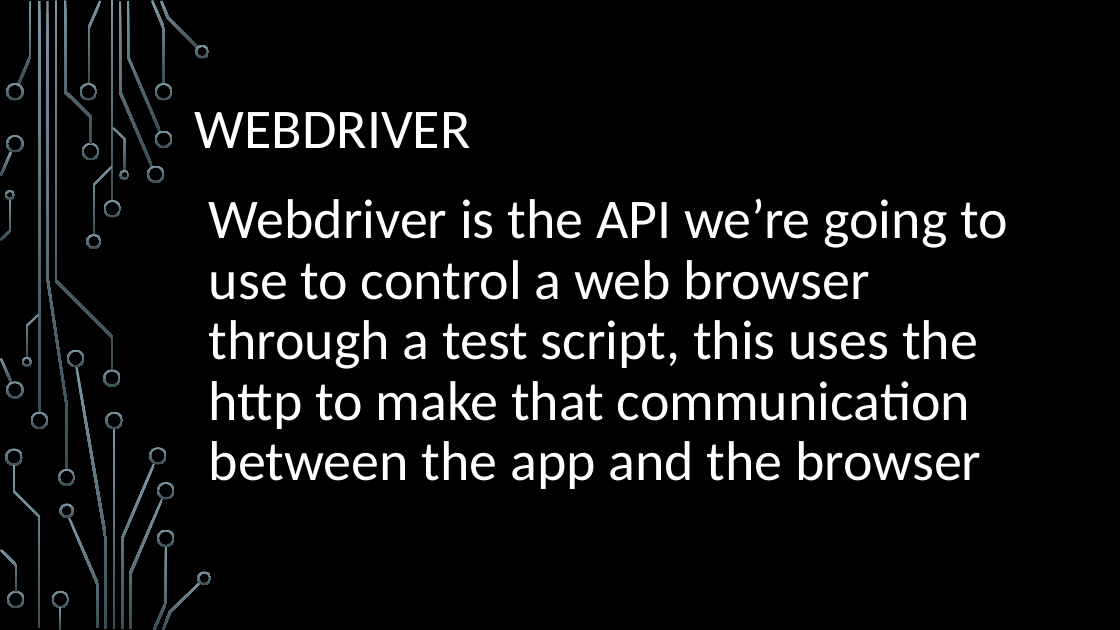
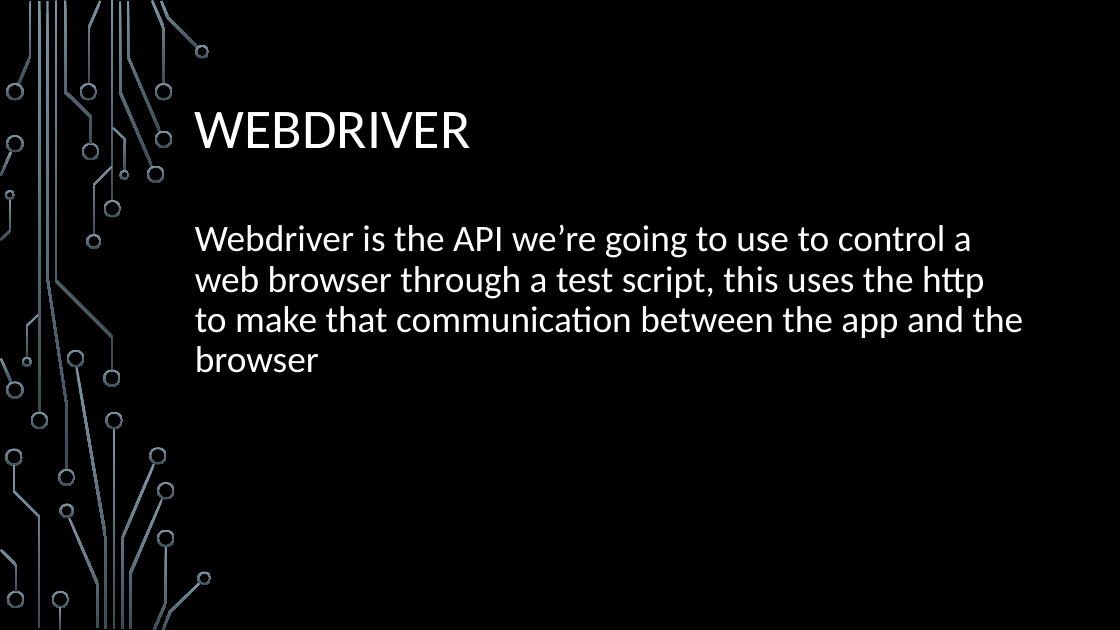
Before and after one commit to oskarCv/Selenium, a slide deck: slide 10 of Selenium/SeleniumFromScratch.pptx. Drawn at 1120x630 pixels with LibreOffice and Linux fonts; fonts in the diff are those of the drawing; background and template pictures are left out. Boxes give left, top, right and bottom in pixels: in the first picture for what was removed or moved away, otherwise in the second. Text is boxed around its words. In the diff, an @@ line names an element or a change of style, - is before the commit and + after.

```diff
--- a/Selenium/SeleniumFromScratch.pptx
+++ b/Selenium/SeleniumFromScratch.pptx
@@ text "Webdriver is the API we’re ...": place and size @@
-text "Webdriver is the API we’re ..." at (209, 198, 1008, 489)
+text "Webdriver is the API we’re ..." at (195, 225, 1024, 373)
@@ text "Webdriver is the API we’re ..." at (195, 225, 1024, 373): size 48 to 32 pt @@
```
Also in this commit, not shown: 8 other slides changed, 4 other files.
